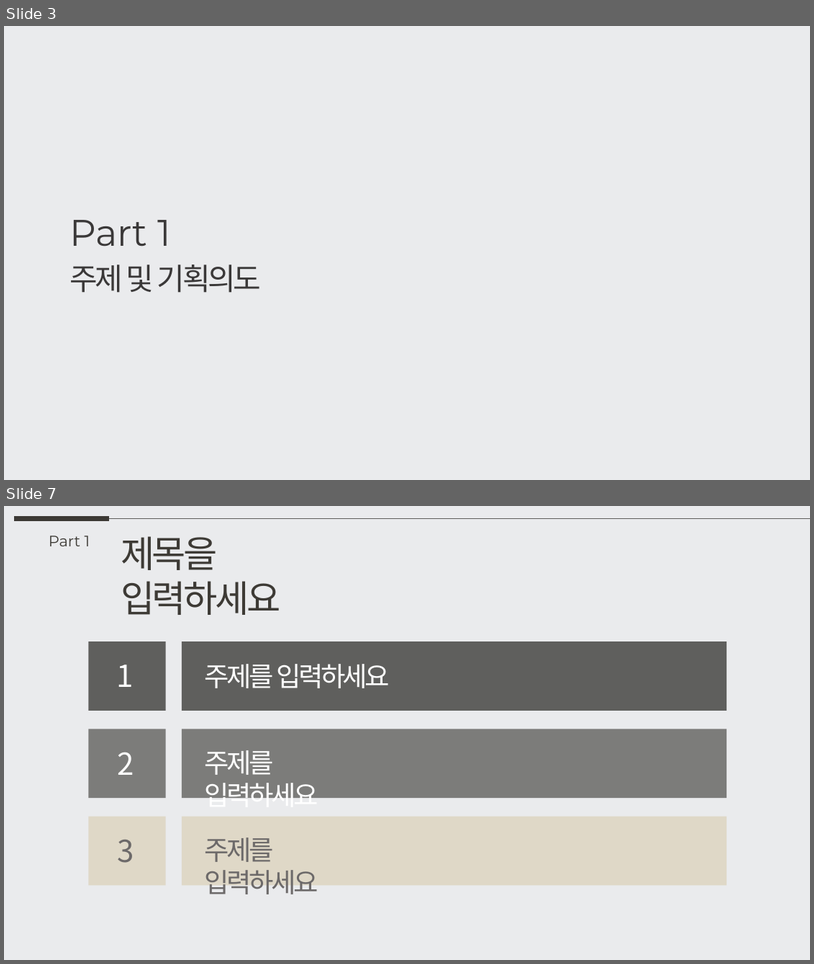
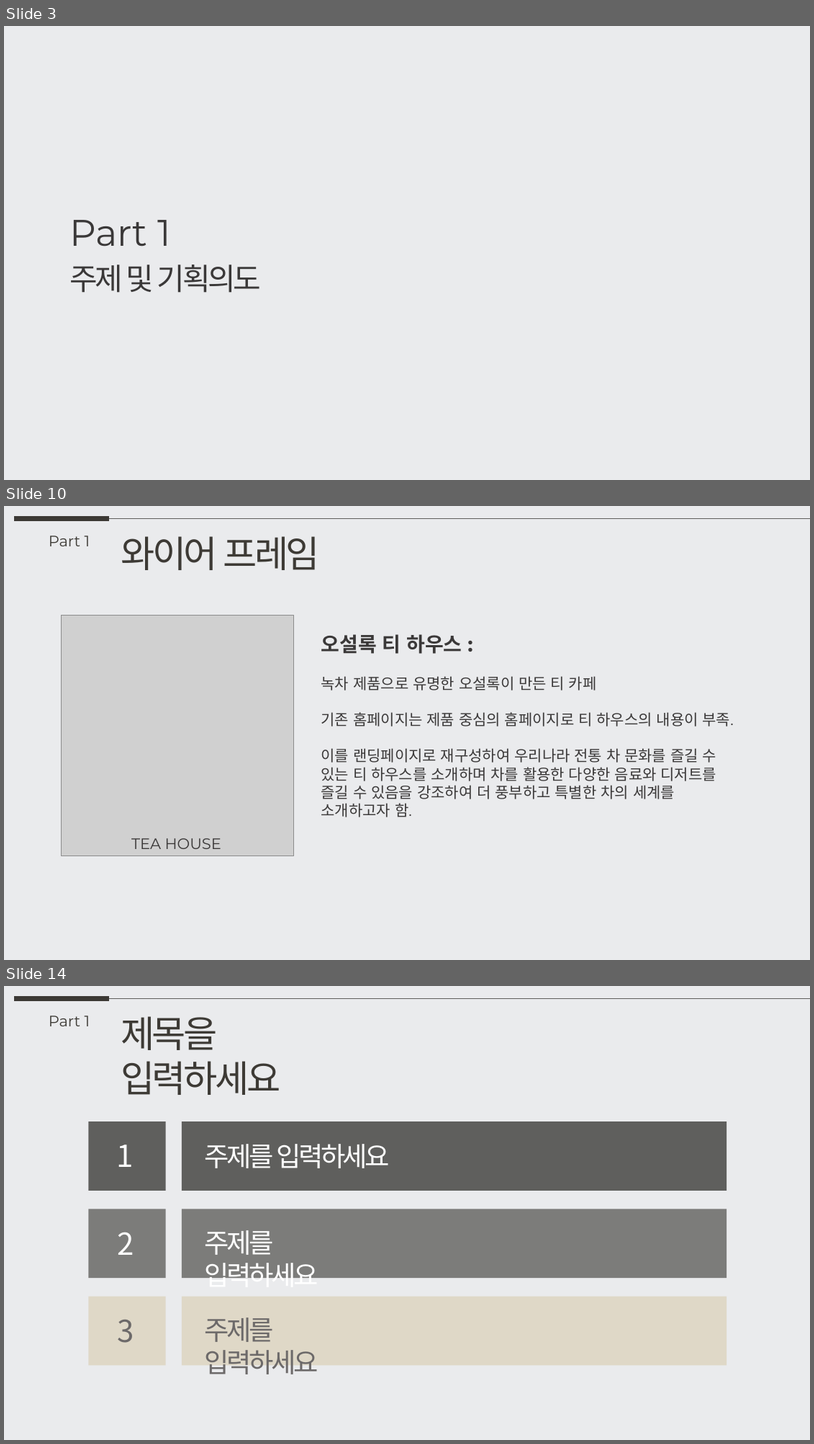
Before and after one commit to Kimeunryeong/Osulloc, a slide deck: osulloc.pptx. Shown one above the other, each under a label of ours: slides 3 and 7 before the commit, slides 3, 10 and 14 after it; the slides between them are not shown. The pictures are 814x964 and 814x1444 pixels, drawn with LibreOffice and Linux fonts; fonts in the diff are those of the drawing; grey boxes stand for pictures. Boxes give left, top, right and bottom in pixels: in the first picture for what was removed or moved away, otherwise in the second. Text is boxed around its words. In the diff, an @@ line names an element or a change of style, - is before the commit and + after.

```diff
--- a/osulloc.pptx
+++ b/osulloc.pptx
@@ slide 10 added at [4, 506, 810, 960], background #EAEBED @@
@@ line added from (14, 519) to (109, 519), #3D3A35 6 pt @@
@@ line added from (109, 519) to (810, 519), #5F5F5D 0.5 pt @@
@@ text added at [49, 536, 90, 546], 18 pt, text #3D3A35 @@
+Part 1
@@ text added at [121, 536, 320, 570], 44 pt, text #3D3A35 @@
+와이어 프레임
@@ picture added at [62, 615, 294, 856] @@
@@ text added at [322, 634, 734, 817], 18 pt, text #3A3838 @@
+오설록 티 하우스 :
+녹차 제품으로 유명한 오설록이 만든 티 카페
+기존 홈페이지는 제품 중심의 홈페이지로 티 하우스의 내용이 부족.
+이를 랜딩페이지로 재구성하여 우리나라 전통 차 문화를 즐길 수 있는 티 하우스를 소개하며 차를 활용한 다양한 음료와 디저트를 즐길 수 있음을 강조하여 더 풍부하고 특별한 차의 세계를 소개하고자 함.
@@ text added at [131, 838, 221, 849], 18 pt, text #3A3838 @@
+TEA HOUSE
@@ what was slide 7 is now slide 14 @@
```
Also in this commit, not shown: 4 slides changed, 6 other slides added, 1 slide removed, 11 other files.
